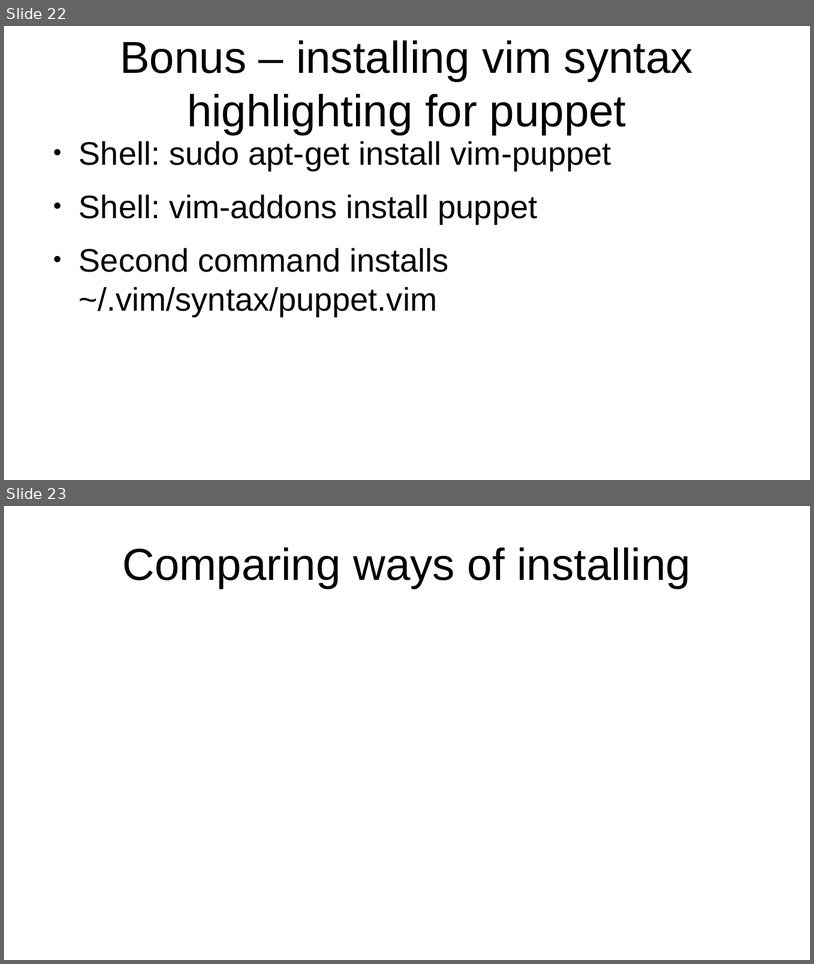
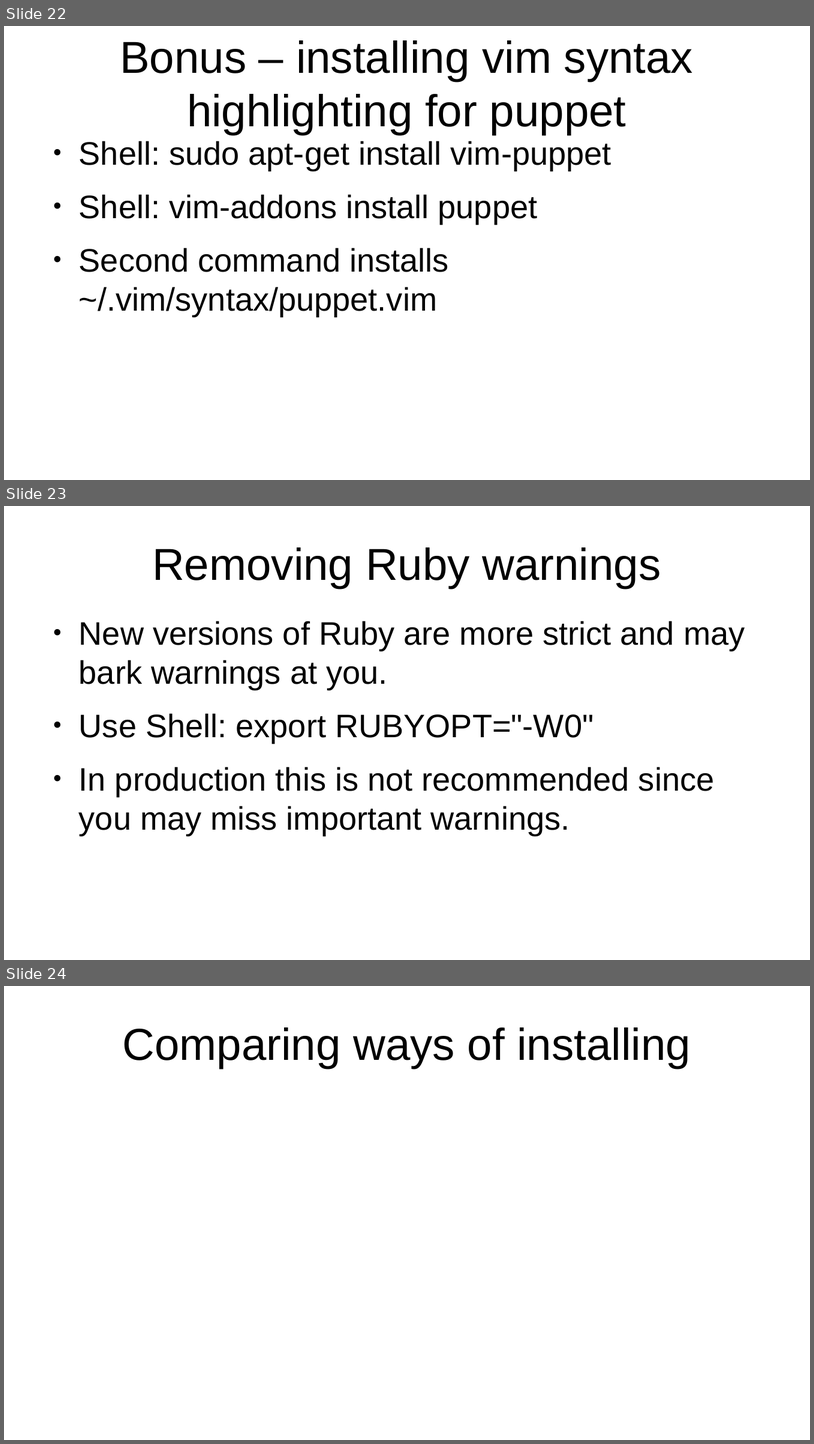
Before and after one commit to veltzer/teaching-puppet, a slide deck: slides.odp. Shown one above the other, each under a label of ours: slides 22 and 23 before the commit, slides 22, 23 and 24 after it. The pictures are 814x964 and 814x1444 pixels, drawn with LibreOffice and Linux fonts; fonts in the diff are those of the drawing. Boxes give left, top, right and bottom in pixels: in the first picture for what was removed or moved away, otherwise in the second. Text is boxed around its words. In the diff, an @@ line names an element or a change of style, - is before the commit and + after.

```diff
--- a/slides.odp
+++ b/slides.odp
@@ slide 23 added at bbox=[4, 506, 810, 960], background #FFFFFF @@
@@ title added at bbox=[152, 547, 662, 588], 44 pt, text #000000 @@
+Removing Ruby warnings
@@ text added at bbox=[79, 621, 745, 835], 32 pt, text #000000 @@
+● New versions of Ruby are more strict and may bark warnings at you.
+● Use Shell: export RUBYOPT="-W0"
+● In production this is not recommended since you may miss important warnings.
@@ what was slide 23 is now slide 24 @@
```
Also in this commit, not shown: 1 slide changed, 11 other slides added, 1 slide removed, 4 other files.
